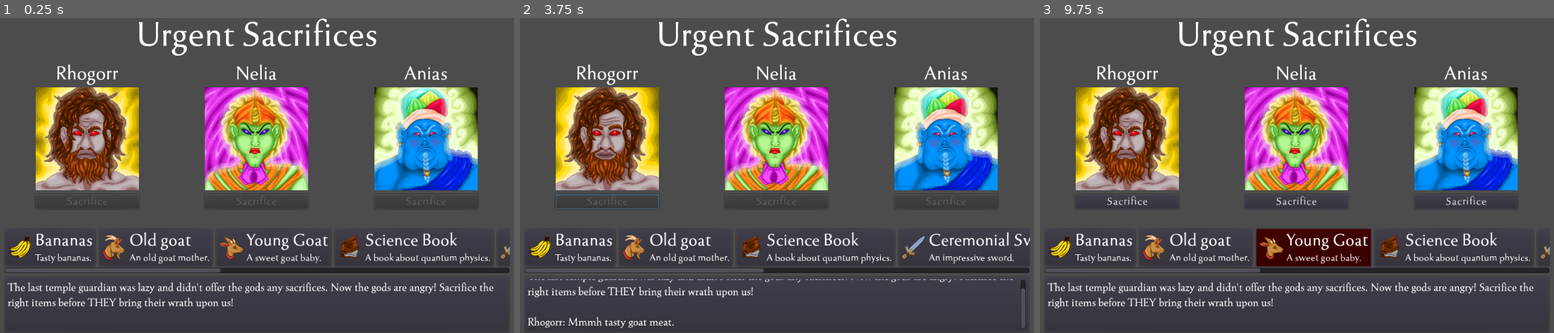
Above: before the commit, frames 1-3 (left to right).
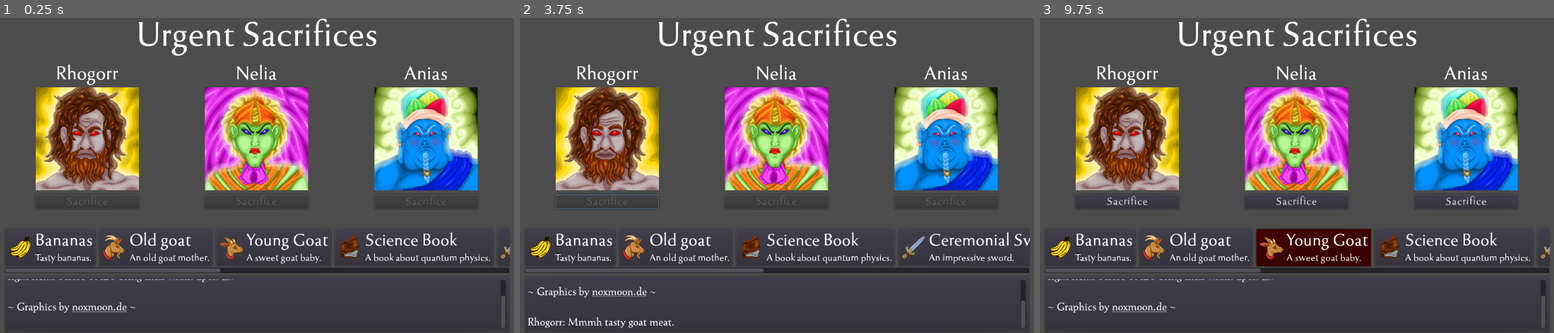
Above: after the commit, the same moments.

Repository: vinzBad/LD43
Game: Godot game, scene res://UI.tscn
Two runs of this game, one before a commit and one after it. Both use one fixed random seed, a clock stepped at 60 frames per second and the inputs below.
Inputs (mouse positions are in pixels of both pictures, inside the frame that each line leads up to):
- Up to frame 1 (0.25 s): no input
- Up to frame 2 (3.75 s): tap Enter at 0.5, 2 s; move the mouse to (777, 304) at 0.52 s; click (777, 304) at 0.67 s; tap Space at 1.25, 2.75 s; move the mouse to (669, 191) at 1.27 s; click (669, 191) at 1.42 s; move the mouse to (828, 106) at 2.02 s; click (828, 106) at 2.17 s; move the mouse to (751, 238) at 2.77 s; click (751, 238) at 2.92 s; click "Sacrifice" at 3.5 s
- Up to frame 3 (9.75 s): tap Enter at 4.25 s; move the mouse to (1456, 222) at 4.27 s; click (1456, 222) at 4.42 s; tap R (reload) at 4.9 s; move the mouse to (1137, 128) at 5.02 s; click (1137, 128) at 5.17 s; tap Space at 5.75 s; move the mouse to (1322, 175) at 5.77 s; click (1322, 175) at 5.92 s; move the mouse to (1214, 96) at 6.52 s; click (1214, 96) at 6.67 s; move the mouse to (1415, 159) at 7.27 s; click (1415, 159) at 7.42 s; move the mouse to (1189, 191) at 8.02 s; click (1189, 191) at 8.17 s; move the mouse to (1348, 106) at 8.77 s; click (1348, 106) at 8.92 s; move the mouse to (1271, 238) at 9.52 s; click (1271, 238) at 9.67 s

The runs differ from the first frame. In frame 1, 1.9% of the frame differs, in the area x 1-99%, y 82-99%; in frame 2, 0.8%; in frame 3, 1.9%.

Commit message:
Add attribution for noxmoon.de

Diff:
--- a/UI.tscn
+++ b/UI.tscn
@@ -226,12 +226,16 @@
 custom_fonts/normal_font = SubResource( 2 )
 bbcode_enabled = true
 bbcode_text = "The last temple guardian was lazy and didn't offer the gods any sacrifices. Now the gods are angry! Sacrifice the right items before THEY bring their wrath upon us!
+
+~ Graphics by [url=http://noxmoon.de/]noxmoon.de[/url] ~
 "
 visible_characters = -1
 percent_visible = 1.0
 meta_underlined = true
 tab_size = 4
 text = "The last temple guardian was lazy and didn't offer the gods any sacrifices. Now the gods are angry! Sacrifice the right items before THEY bring their wrath upon us!
+
+~ Graphics by noxmoon.de ~
 "
 scroll_active = true
 scroll_following = true
--- a/gameover_ui.tscn
+++ b/gameover_ui.tscn
@@ -80,10 +80,10 @@
 anchor_top = 0.0
 anchor_right = 0.0
 anchor_bottom = 0.0
-margin_left = 235.0
-margin_top = 152.0
-margin_right = 789.0
-margin_bottom = 447.0
+margin_left = 253.0
+margin_top = 167.0
+margin_right = 771.0
+margin_bottom = 432.0
 rect_pivot_offset = Vector2( 0, 0 )
 rect_clip_content = false
 mouse_filter = 0
@@ -99,8 +99,8 @@
 anchor_bottom = 0.0
 margin_left = 7.0
 margin_top = 7.0
-margin_right = 547.0
-margin_bottom = 288.0
+margin_right = 511.0
+margin_bottom = 258.0
 rect_pivot_offset = Vector2( 0, 0 )
 rect_clip_content = false
 mouse_filter = 1
@@ -115,8 +115,8 @@
 anchor_top = 0.0
 anchor_right = 0.0
 anchor_bottom = 0.0
-margin_right = 540.0
-margin_bottom = 145.0
+margin_right = 504.0
+margin_bottom = 121.0
 rect_pivot_offset = Vector2( 0, 0 )
 rect_clip_content = false
 mouse_filter = 2
@@ -138,9 +138,9 @@
 anchor_top = 0.0
 anchor_right = 0.0
 anchor_bottom = 0.0
-margin_top = 149.0
-margin_right = 540.0
-margin_bottom = 190.0
+margin_top = 125.0
+margin_right = 504.0
+margin_bottom = 166.0
 rect_pivot_offset = Vector2( 0, 0 )
 rect_clip_content = false
 mouse_filter = 2
@@ -161,9 +161,9 @@
 anchor_top = 0.0
 anchor_right = 0.0
 anchor_bottom = 0.0
-margin_top = 194.0
-margin_right = 540.0
-margin_bottom = 234.0
+margin_top = 170.0
+margin_right = 504.0
+margin_bottom = 210.0
 rect_min_size = Vector2( 0, 40 )
 rect_pivot_offset = Vector2( 0, 0 )
 rect_clip_content = false
@@ -179,9 +179,9 @@
 anchor_top = 0.0
 anchor_right = 0.0
 anchor_bottom = 0.0
-margin_top = 238.0
-margin_right = 540.0
-margin_bottom = 281.0
+margin_top = 214.0
+margin_right = 504.0
+margin_bottom = 251.0
 rect_pivot_offset = Vector2( 0, 0 )
 rect_clip_content = false
 focus_mode = 2
--- a/gamesuccess_ui.tscn
+++ b/gamesuccess_ui.tscn
@@ -80,10 +80,10 @@
 anchor_top = 0.0
 anchor_right = 0.0
 anchor_bottom = 0.0
-margin_left = 269.0
-margin_top = 152.0
-margin_right = 755.0
-margin_bottom = 447.0
+margin_left = 271.0
+margin_top = 167.0
+margin_right = 752.0
+margin_bottom = 432.0
 rect_pivot_offset = Vector2( 0, 0 )
 rect_clip_content = false
 mouse_filter = 0
@@ -99,8 +99,8 @@
 anchor_bottom = 0.0
 margin_left = 7.0
 margin_top = 7.0
-margin_right = 479.0
-margin_bottom = 288.0
+margin_right = 474.0
+margin_bottom = 258.0
 rect_pivot_offset = Vector2( 0, 0 )
 rect_clip_content = false
 mouse_filter = 1
@@ -115,8 +115,8 @@
 anchor_top = 0.0
 anchor_right = 0.0
 anchor_bottom = 0.0
-margin_right = 472.0
-margin_bottom = 145.0
+margin_right = 467.0
+margin_bottom = 121.0
 rect_pivot_offset = Vector2( 0, 0 )
 rect_clip_content = false
 mouse_filter = 2
@@ -138,9 +138,9 @@
 anchor_top = 0.0
 anchor_right = 0.0
 anchor_bottom = 0.0
-margin_top = 149.0
-margin_right = 472.0
-margin_bottom = 190.0
+margin_top = 125.0
+margin_right = 467.0
+margin_bottom = 166.0
 rect_pivot_offset = Vector2( 0, 0 )
 rect_clip_content = false
 mouse_filter = 2
@@ -161,9 +161,9 @@
 anchor_top = 0.0
 anchor_right = 0.0
 anchor_bottom = 0.0
-margin_top = 194.0
-margin_right = 472.0
-margin_bottom = 234.0
+margin_top = 170.0
+margin_right = 467.0
+margin_bottom = 210.0
 rect_min_size = Vector2( 0, 40 )
 rect_pivot_offset = Vector2( 0, 0 )
 rect_clip_content = false
@@ -179,9 +179,9 @@
 anchor_top = 0.0
 anchor_right = 0.0
 anchor_bottom = 0.0
-margin_top = 238.0
-margin_right = 472.0
-margin_bottom = 281.0
+margin_top = 214.0
+margin_right = 467.0
+margin_bottom = 251.0
 rect_pivot_offset = Vector2( 0, 0 )
 rect_clip_content = false
 focus_mode = 2
